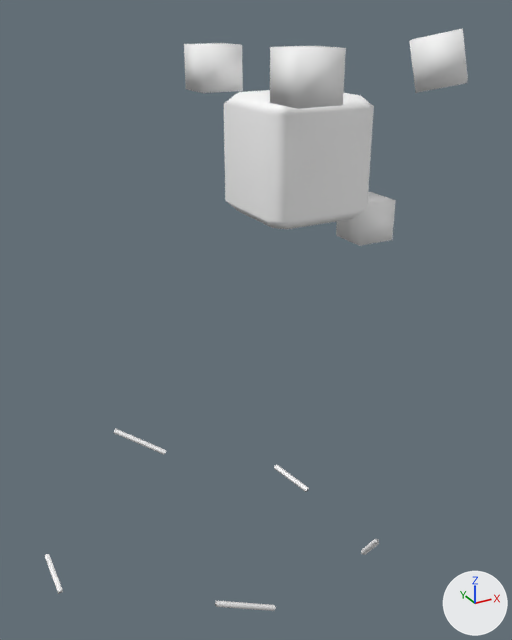
One commit to the FBX model Reference/Resource/Mesh/Animation/Effect/E_BG_Esper.fbx: the scene before it, then after it.
The view is the same before and after, from a 50 mm lens placed at (-0.0325, -0.0519, 0.0115), pointed at (-0.0014, 0.0046, -0.0168). Every picture has the same lights, and +X, +Y and +Z are marked at lower right. Where no turn or scale is listed for an object, it has been applied to the vertices.

Script lines for the objects in view, before the commit:
```python
ob_core = bpy.data.objects.new('core', me_core)
ob_core.parent = ob_e_bg_esper
ob_core.location = (0.0, 0.0, 0.0)
ob_line1 = bpy.data.objects.new('line1', me_line1)
ob_line1.location = (-0.0088, -0.0071, -0.04)
ob_line2 = bpy.data.objects.new('line2', me_line2)
ob_line2.location = (0.0051, 0.0078, -0.04)
ob_line4 = bpy.data.objects.new('line4', me_line4)
ob_line4.location = (-0.0079, 0.0241, -0.04)
ob_particlel1 = bpy.data.objects.new('particleL1', me_particlel1)
ob_particlel1.parent = ob_particlel
ob_particlel1.location = (0.784, 0.784, 0.784)
ob_particlel1.rotation_euler = (1.357, 0.785, 0.0)  # degrees (78, 45, 0)
ob_particlel5 = bpy.data.objects.new('particleL5', me_particlel5)
ob_particlel5.location = (-0.004, -0.0075, 0.0071)
ob_particlel6 = bpy.data.objects.new('particleL6', me_particlel6)
ob_particlel6.location = (-0.004, 0.0077, 0.0068)
ob_particlel7 = bpy.data.objects.new('particleL7', me_particlel7)
ob_particlel7.location = (0.0077, 0.0, -0.0065)
```
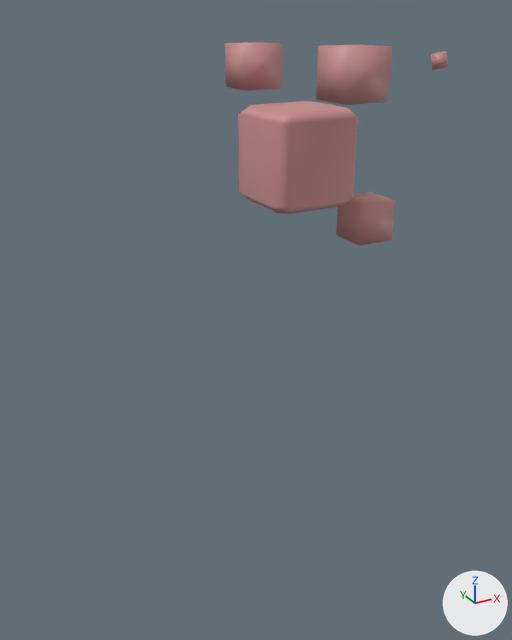
The change in detail:
Picture 'E_BG_Esper.png' (img_e_bg_esper_png) is new.
In material 'lambert1' (mat_lambert1), base_color is no longer (1.0, 1.0, 1.0), white #ffffff.
In material 'lambert1' (mat_lambert1), roughness goes from 0.553 to 0.5.
In material 'lambert1' (mat_lambert1), texture is now set to img_e_bg_esper_png, with its transparency.
Object 'line2' (ob_line2) moves from (0.0051, 0.0078, -0.04) to (0.0, 0.0001, 0.0).
Object 'line5' (ob_line5) moves from (-0.0236, 0.006, -0.04) to (0.0, 0.0001, 0.0).
Object 'line1' (ob_line1) moves from (-0.0088, -0.0071, -0.04) to (0.0, 0.0001, 0.0).
Object 'particleL6' (ob_particlel6) moves from (-0.004, 0.0077, 0.0068) to (0.0, 0.0077, 0.0068).
Object 'core' (ob_core) is rescaled from (1.0, 1.0, 1.0) to (0.8, 0.8, 0.8).
Object 'particleL1' (ob_particlel1) is rescaled from (1.0, 1.0, 1.0) to (0.3, 0.3, 0.3).
Object 'line3' (ob_line3) moves from (0.006, -0.0062, -0.04) to (0.0, 0.0001, 0.0).
Object 'particleL5' (ob_particlel5) moves from (-0.004, -0.0075, 0.0071) to (0.0, -0.0075, 0.0071).
Object 'line4' (ob_line4) moves from (-0.0079, 0.0241, -0.04) to (0.0, 0.0001, 0.0).

Pixel boxes [x1, y1, x2, y2] of what changed, in the pictures (512 x 640 px):
'core', surface changed, rescaled (20% narrower, 19% shorter): before [224, 90, 374, 229]; after [238, 101, 358, 214]
'particleL5', surface changed, moved: before [270, 46, 346, 109]; after [316, 44, 392, 105]
'particleL6', surface changed, moved: before [184, 43, 243, 93]; after [225, 42, 282, 91]
'particleL1', surface changed, rescaled (70% narrower, 70% shorter): before [409, 28, 468, 93]; after [431, 51, 448, 70]
'particleL7', surface changed (grey to brown): [336, 192, 396, 246] in both
'line1', surface changed, moved (not visible afterwards): before [215, 600, 276, 611]
'line4', surface changed, moved (not visible afterwards): before [113, 428, 166, 455]
'line5', surface changed, moved (not visible afterwards): before [45, 554, 63, 594]
'line2', surface changed, moved (not visible afterwards): before [274, 464, 309, 492]
'line3', surface changed, moved (not visible afterwards): before [361, 539, 379, 555]
